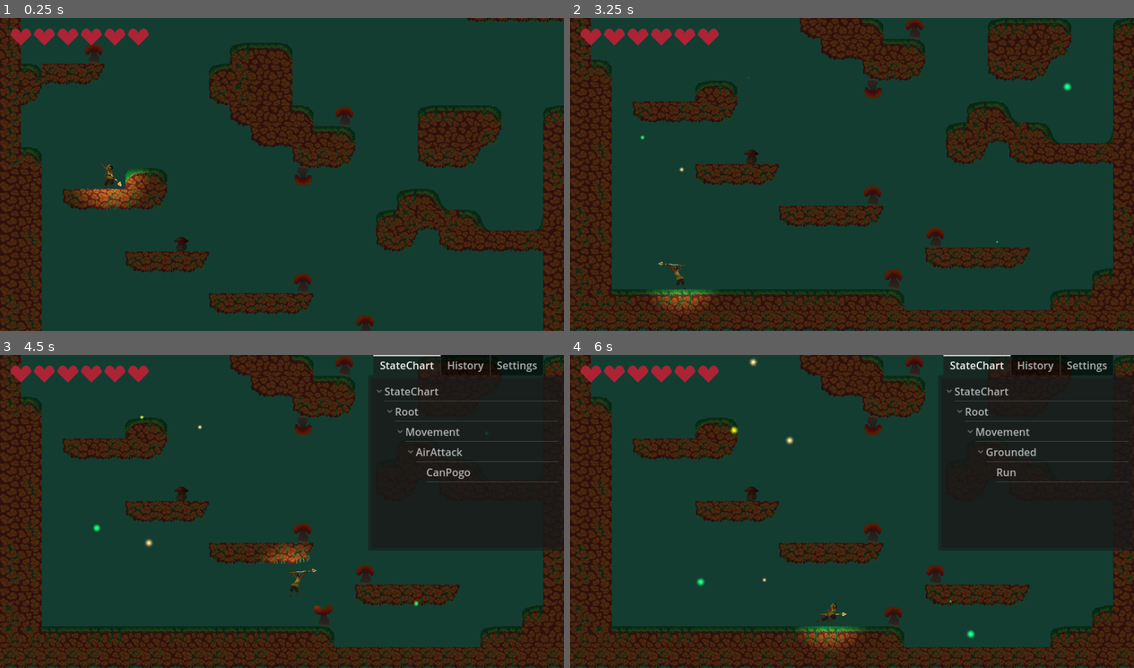
Above: before the commit, frames 1-4 (two rows, left to right).
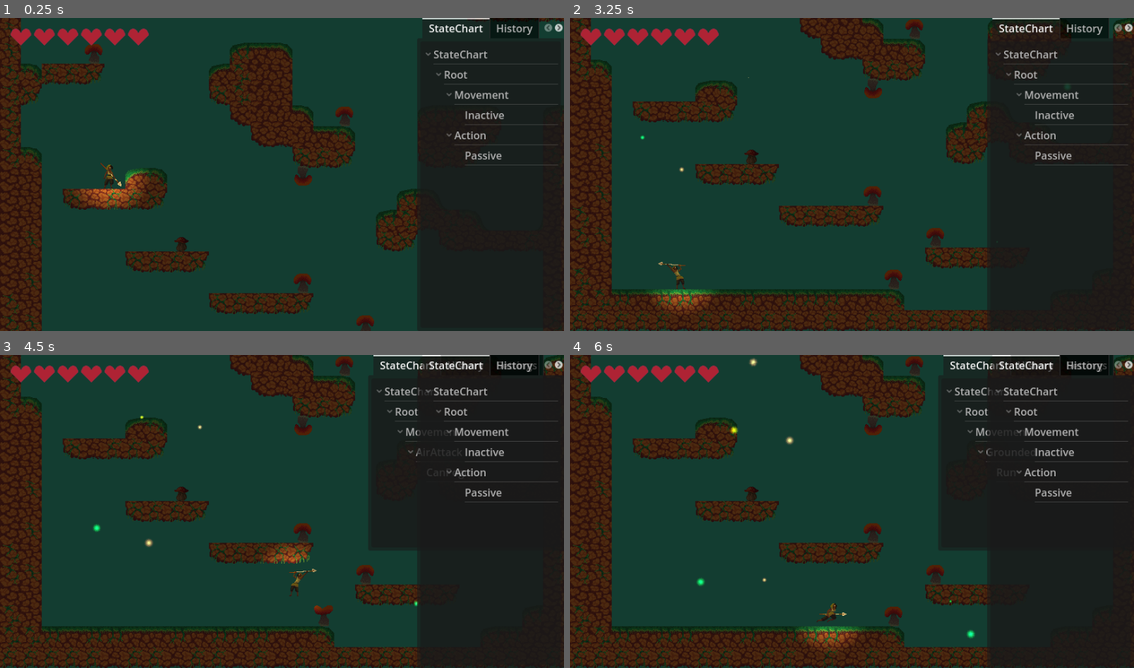
Above: after the commit, the same moments.

Repository: lemilonkh/GameOff23
Game: Godot game, scene res://scenes/main.tscn
Same seed, same stepped clock (60 frames per second), same inputs: the game is played once before the commit and once after it.
Inputs:
- Up to frame 1 (0.25 s): no input
- Up to frame 2 (3.25 s): hold K (attack) 0.53-1.28 s; hold Right (move_right) 0.53-2.03 s; tap Space (jump) at 0.77, 1.52, 3.02 s; tap K (attack) at 1.35, 2.3, 3.05 s; hold Left (move_left) 2.03-2.78 s; hold J (glide) 2.03-2.78 s; hold Right (move_right) from 2.78 s (still down); tap Shift at 2.85 s
- Up to frame 3 (4.5 s): hold K (attack) 3.53-4.28 s; tap Space (jump) at 3.77 s; tap ` (debug) at 4.15 s; release Right (move_right) at 4.28 s; hold Left (move_left) from 4.28 s (still down); tap K (attack) at 4.35 s
- Up to frame 4 (6 s): tap Space (jump) at 4.52 s; release Left (move_left) at 5.03 s; hold Right (move_right) 5.03-5.78 s; hold J (glide) 5.03-5.78 s; tap K (attack) at 5.3 s; hold Left (move_left) from 5.78 s (still down); tap Shift at 5.85 s

The runs differ from the first frame. In frame 1, 21% of the frame differs, in the area x 73-100%, y 0-100%; in frame 2, 21%; in frame 3, 9.2%; in frame 4, 9.2%.

Commit message:
Improves ai behaviour

Diff:
--- a/scenes/enemies/mushroom/mushroom.gd
+++ b/scenes/enemies/mushroom/mushroom.gd
@@ -8,7 +8,9 @@
 @export var wait_before_deactivate := 4.0
 @export var knockback_force := 80.0
 @export var knockback_decrease := 3.0
-@export var attack_wait_time := 20
+@export var attack_wait_time : int = 80
+@export var switch_chanse : int = 50
+
 
 @onready var _sprite := $AnimatedSprite2D
 @onready var _state := $StateChart
@@ -17,6 +19,7 @@
 @onready var _left_side := $Raycasts/RayCastLeft
 @onready var _right_side := $Raycasts/RayCastRight
 @onready var _attack_spawner := $AttackSpawner
+@onready var _collider := $CollisionShape2D
 
 var _player: Node2D
 var _active_time := Time.get_ticks_msec()
@@ -71,8 +74,10 @@
 func _on_idle_state_processing(delta):
 	if  (_player.position.x - self.position.x < 0 and !_left_side.is_colliding()) \
 		or (_player.position.x - self.position.x > 0 and !_right_side.is_colliding()):
-		# TODO: Add smarter indicators when to walk towards the player
 		return
+	if not _player_in_range and not _player_visible and (!(randi() % switch_chanse)):
+		pass
+		#_state.send_event("search")
 	if abs(_player.position.x - self.position.x) > idle_distance_to_player:
 		_state.send_event("walk")
 
@@ -90,6 +95,15 @@
 		_state.send_event("idle")
 		return
 	self.velocity.x = speed if _player.position.x - self.position.x > 0 else -speed
+
+
+func _on_search_state_physics_processing(delta: float) -> void:
+	if  (_player.position.x - self.position.x < 0 and !_left_side.is_colliding()) \
+		or (_player.position.x - self.position.x > 0 and !_right_side.is_colliding()):
+		_sprite.stop()
+		_state.send_event("idle")
+		return
+	self.velocity.x = -speed if _player.position.x - self.position.x > 0 else speed
 
 
 func _on_walk_state_exited():
@@ -112,7 +126,7 @@
 
 
 func _on_passive_state_processing(delta):
-	if _player_visible and !(randi() % attack_wait_time):
+	if _player_visible and (!(randi() % attack_wait_time)):
 		_state.send_event("attack")
 
 
@@ -150,7 +164,8 @@
 	if (state != "Inactive") and (state != "Deactiva") \
 		and (state != "Activate") and (state.left(4) != "Dead"):
 		_sprite.scale.x = 1 if (_player.position.x - self.position.x < 0) else -1
-		#$CollisionShape2D.position.x = -position.x if (_player.position.x - self.position.x < 0) else -1
+		_collider.position.x = -abs(_collider.position.x) if (_player.position.x - \
+			self.position.x < 0) else abs(_collider.position.x)
 
 	# Update player visibility
 	var space_state := get_world_2d().direct_space_state
--- a/scenes/enemies/mushroom/mushroom.tscn
+++ b/scenes/enemies/mushroom/mushroom.tscn
@@ -18,6 +18,7 @@
 [ext_resource type="Script" path="res://addons/godot_state_charts/not_guard.gd" id="13_4covx"]
 [ext_resource type="Script" path="res://addons/godot_state_charts/all_of_guard.gd" id="16_klwr4"]
 [ext_resource type="Script" path="res://addons/godot_state_charts/any_of_guard.gd" id="18_osge8"]
+[ext_resource type="PackedScene" uid="uid://bcwkugn6v3oy7" path="res://addons/godot_state_charts/utilities/state_chart_debugger.tscn" id="19_snte8"]
 
 [sub_resource type="RectangleShape2D" id="RectangleShape2D_eh2x1"]
 size = Vector2(17, 22)
@@ -506,6 +507,11 @@
 event = &"walk"
 guard = SubResource("Resource_lyeat")
 
+[node name="Search" type="Node" parent="StateChart/Root/Movement/Idle"]
+script = ExtResource("11_hwrpv")
+to = NodePath("../../Search")
+event = &"search"
+
 [node name="Inactive" type="Node" parent="StateChart/Root/Movement"]
 script = ExtResource("5_u4fdu")
 
@@ -523,6 +529,9 @@
 to = NodePath("../../Idle")
 event = &"idle"
 
+[node name="Search" type="Node" parent="StateChart/Root/Movement"]
+script = ExtResource("5_u4fdu")
+
 [node name="Dead" type="Node" parent="StateChart/Root/Movement"]
 script = ExtResource("5_u4fdu")
 
@@ -550,6 +559,7 @@
 to = NodePath("../../Attack")
 event = &"attack"
 guard = SubResource("Resource_3pcb2")
+delay_seconds = 1.0
 
 [node name="Attack" type="Node" parent="StateChart/Root/Action"]
 script = ExtResource("5_u4fdu")
@@ -558,7 +568,7 @@
 script = ExtResource("11_hwrpv")
 to = NodePath("../../Passive")
 event = &"passive"
-delay_seconds = 4.0
+delay_seconds = 3.0
 
 [node name="Hit" type="Node" parent="StateChart/Root/Action"]
 script = ExtResource("5_u4fdu")
@@ -573,6 +583,12 @@
 to = NodePath("../Hit")
 event = &"hit"
 guard = SubResource("Resource_4jwh7")
+
+[node name="CanvasLayer" type="CanvasLayer" parent="."]
+
+[node name="StateChartDebugger" parent="CanvasLayer" instance=ExtResource("19_snte8")]
+offset_left = 639.0
+initial_node_to_watch = NodePath("../../StateChart")
 
 [connection signal="body_entered" from="Area2D" to="." method="_on_area_2d_body_entered"]
 [connection signal="body_exited" from="Area2D" to="." method="_on_area_2d_body_exited"]
@@ -583,6 +599,7 @@
 [connection signal="state_entered" from="StateChart/Root/Movement/Walk" to="." method="_on_walk_state_entered"]
 [connection signal="state_exited" from="StateChart/Root/Movement/Walk" to="." method="_on_walk_state_exited"]
 [connection signal="state_physics_processing" from="StateChart/Root/Movement/Walk" to="." method="_on_walk_state_physics_processing"]
+[connection signal="state_physics_processing" from="StateChart/Root/Movement/Search" to="." method="_on_search_state_physics_processing"]
 [connection signal="state_entered" from="StateChart/Root/Movement/Dead" to="." method="_on_dead_state_entered"]
 [connection signal="state_processing" from="StateChart/Root/Action/Passive" to="." method="_on_passive_state_processing"]
 [connection signal="state_entered" from="StateChart/Root/Action/Attack" to="." method="_on_attack_state_entered"]
Not shown: 1 places in scenes/enemies/mushroom/mushroom.tscn that only renumber resources
